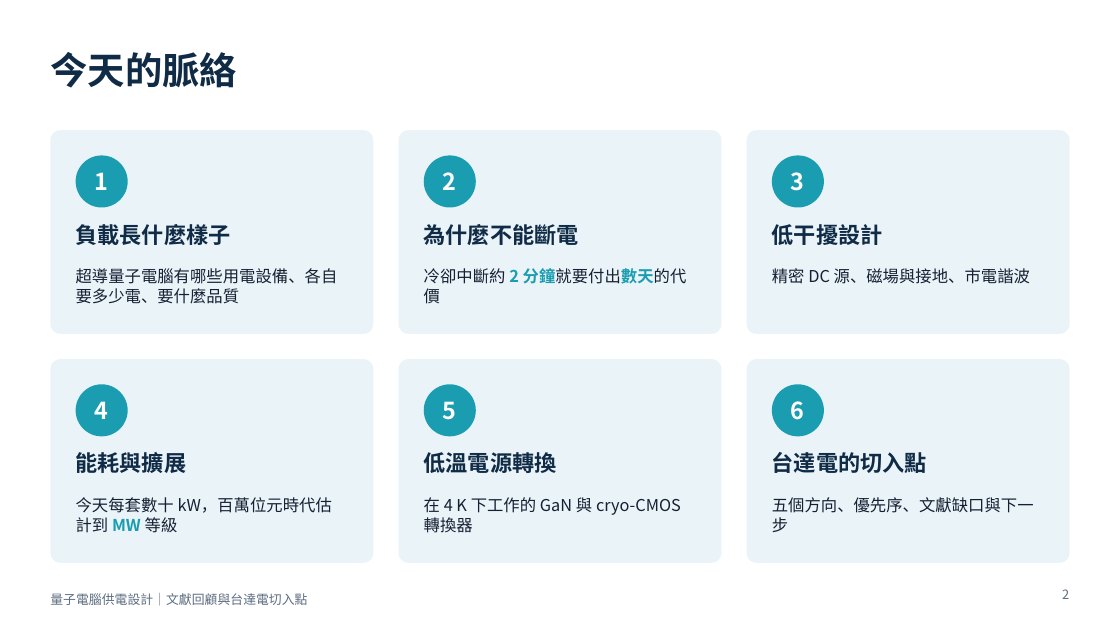
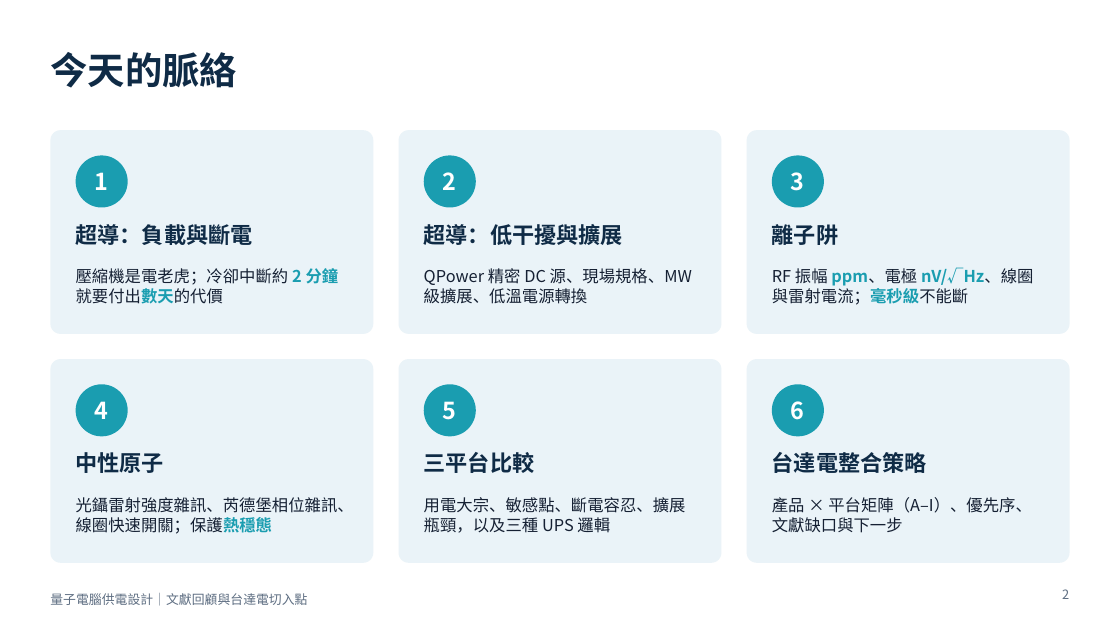
Before and after one commit to pcpcchen-coder/QuantumComputing, a slide deck: slide 2 of slides/output/qc-power-supply-delta.pptx. Drawn at 1120x630 pixels with LibreOffice and Linux fonts; fonts in the diff are those of the drawing. Boxes give left, top, right and bottom in pixels: in the first picture for what was removed or moved away, otherwise in the second. Text is boxed around its words. In the diff, an @@ line names an element or a change of style, - is before the commit and + after.

```diff
--- a/slides/output/qc-power-supply-delta.pptx
+++ b/slides/output/qc-power-supply-delta.pptx
@@ text at [76, 224, 253, 245]: text changed @@
-負載長什麼樣子
+超導：負載與斷電
@@ text at [424, 224, 623, 245]: text changed @@
-為什麼不能斷電
+超導：低干擾與擴展
@@ text at [772, 224, 838, 245]: text changed @@
-低干擾設計
+離子阱
@@ text at [76, 268, 339, 304]: text changed @@
-超導量子電腦有哪些用電設備、各自要多少電、要什麼品質
+壓縮機是電老虎；冷卻中斷約 2 分鐘就要付出數天的代價
@@ text at [424, 268, 692, 304]: text changed @@
-冷卻中斷約 2 分鐘就要付出數天的代價
+QPower 精密 DC 源、現場規格、MW 級擴展、低溫電源轉換
@@ text at [772, 267, 1033, 305]: text changed @@
-精密 DC 源、磁場與接地、市電諧波
+RF 振幅 ppm、電極 nV/√Hz、線圈與雷射電流；毫秒級不能斷
@@ text at [76, 452, 164, 473]: text changed @@
-能耗與擴展
+中性原子
@@ text at [424, 452, 535, 473]: text changed @@
-低溫電源轉換
+三平台比較
@@ text at [772, 452, 927, 473]: text changed @@
-台達電的切入點
+台達電整合策略
@@ text at [76, 497, 354, 534]: text changed @@
-今天每套數十 kW，百萬位元時代估計到 MW 等級
+光鑷雷射強度雜訊、芮德堡相位雜訊、線圈快速開關；保護熱穩態
@@ text at [424, 497, 686, 533]: text changed @@
-在 4 K 下工作的 GaN 與 cryo-CMOS 轉換器
+用電大宗、敏感點、斷電容忍、擴展瓶頸，以及三種 UPS 邏輯
@@ text at [772, 497, 1032, 533]: text changed @@
-五個方向、優先序、文獻缺口與下一步
+產品 × 平台矩陣（A–I）、優先序、文獻缺口與下一步
```
Also in this commit, not shown: 6 other slides changed, 20 slides added, 4 slides removed, 5 other files.
